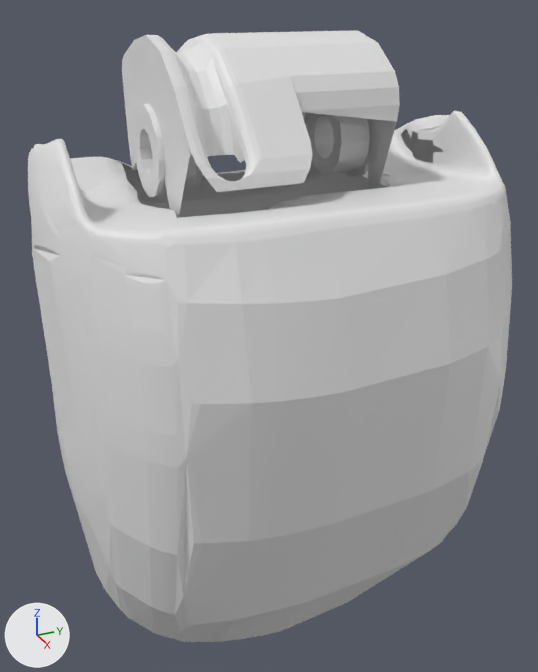
What one commit did to the OBJ model assets/meshes/gen_2_5_L/optimized/asy_left_hand_gen251_sim_thumb_gen2511_distal.obj.
Rendered twice from a camera (50 mm lens) standing at (0.0322, -0.0139, 0.0062) and looking at (0.0002, 0.0005, -0.0098). Every picture has the same lights, and +X, +Y and +Z are marked at lower left. The older version comes first. Where no turn or scale is listed for an object, it has been applied to the vertices.

Objects in the first picture: 'asy_left_hand_gen251_sim_thumb_gen2511_distal'.
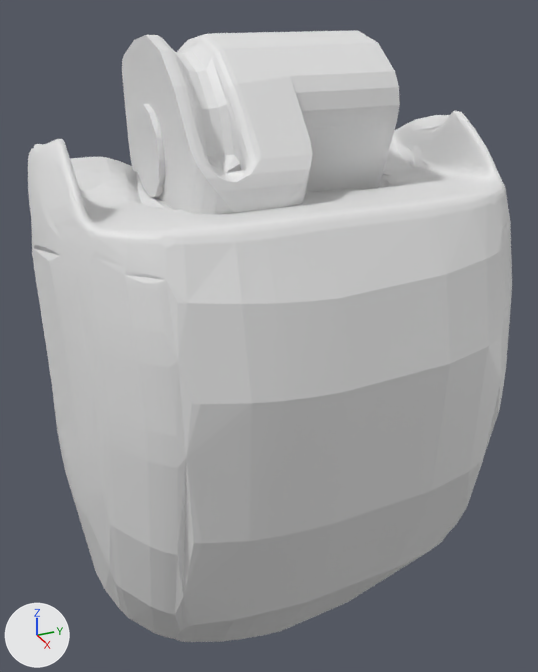
The edits, one by one:
me_asy_left_hand_gen251_sim_thumb_gen2511_distal is used by ob_asy_left_hand_gen251_sim_thumb_gen2511_distal; location (0.0, 0.0, 0.0).
me_asy_left_hand_gen251_sim_thumb_gen2511_distal had 4058 vertices, 7711 faces and spanned x -0.0085..0.0107, y -0.0107..0.011, z -0.0288..0.0047.
me_asy_left_hand_gen251_sim_thumb_gen2511_distal now has 4257 vertices, 8494 faces and spans x -0.0085..0.0107, y -0.0107..0.011, z -0.0288..0.0047.
me_asy_left_hand_gen251_sim_thumb_gen2511_distal part 1: 3 vertices moved within x -0.0046..0.0019, y -0.0076..0.0079, z -0.012..-0.0018; 65 vertices removed from x -0.0064..0.0031, y -0.009..0.0093, z -0.0083..0.0047; 265 vertices added at x -0.008..0.0061, y -0.0091..0.0094, z -0.0277..0.0012.
Other edits to the shape of me_asy_left_hand_gen251_sim_thumb_gen2511_distal do not show in these pictures.

What differs and where, as boxes [x1, y1, x2, y2] in the pictures (538 x 672 px):
part 1 of me_asy_left_hand_gen251_sim_thumb_gen2511_distal, built on: before [202, 112, 423, 184]; after [118, 112, 443, 218]
